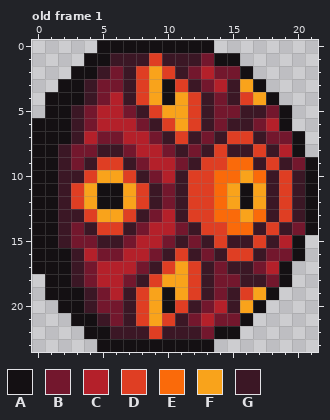
Pixel-art file: Assets/Enemies/Sprites/Jellyfish.aseprite. The first picture shows the starting point.
22x24 pixels, 1 frame. Shown: old frame 1. The commit also changed other frames, which this record leaves out.
Visible layers, top first: "Layer 2", "Layer 1".
Palette (. is transparent): A #141013  B #73172d  C #b4202a  D #df3e23  E #fa6a0a  F #f9a31b  G #3b1725
Pixels before, old frame 1, first column x 0:
 0 .....AAAAAAAAA........
 1 ....AAGGGDGGGBAA......
 2 ...AAGBGDFDGBCBBA.....
 3 ..AAGBBGDFADGBCGFA....
 4 .AAAGBCGDFAFDGBGDFA...
 5 .AAGBCCBGDFFDGBBGGBA..
 6 AAAGBCCCBGDFDGBGGBCA..
 7 AAAGCBBCCBGDGBGDDGBBA.
 8 AAGBBGGBCCBGBGDGGDGCA.
 9 AAGBGDDGBCCBGDDEEGDGBA
10 AAGGDFFDGBCGDDEEFEGDGA
11 AAGDFAAFDGBGDDEFAFGDGA
12 AAGDFAAFDGBGDDEFAFGDGA
13 AAGGDFFDGBCGDDEEFEGDGA
14 AAGBGDDGBCCBGDDEEGDGBA
15 AAGBBGGBCCBGBGDGGDGCA.
16 AAAGCBBCCBGDGBGDDGBBA.
17 AAAGBCCCBGDFDGBGGBCA..
18 .AAGBCCBGDFFDGBBGGBA..
19 .AAAGBCGDFAFDGBGDFA...
20 ..AAGBBGDFADGBCGFA....
21 ...AAGBGDFDGBCBBA.....
22 ....AAGGGDGGGBAA......
23 .....AAAAAAAAA........
The same view after the edit:
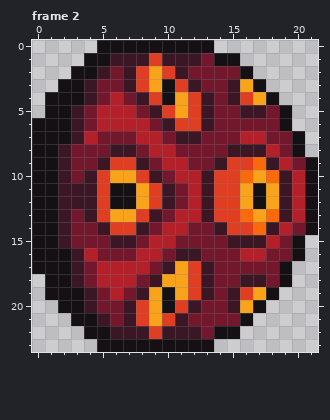
A new or re-ordered frame is compared with the old frame closest to it.
From the commit log: Create animation for Jellyfish enemy
Diff:
frames 1 -> 8
Changed rows in their new state; - is an unchanged pixel.
Frame 2 is new; against old frame 1, layers "Layer 2", "Layer 1":
first column x 3:
 2 ----------B-------
 3 -----------B------
 4 ----BGD-----------
 5 ----CBGD----------
 6 -----CBGD---BB-B--
 7 ----B-CBG--BBCC---
 8 --B-GB-CB-BB--GCB-
 9 -BG-DGB-CBBGDDEGC-
10 BGD-FDGBCCGDDEFEGC
11 GGD-AFDGBCGDDFAFGC
12 GGD-AFDGBCGDDFAFGC
13 BGD-FDGBCCGDDEFEGC
14 -BG-DGB-CBBGDDEGC-
15 --B-GB-CB-BB--GCB-
16 ----B-CBG--BBCC---
17 -----CBG----BB-B--
18 ----CBG-----------
19 ----BG------------
20 -----------B------
21 ----------B-------
Boxes around the changes in both pictures, in picture pixels (x1, y1, x2, y2):
changed: (71, 66, 305, 326)
